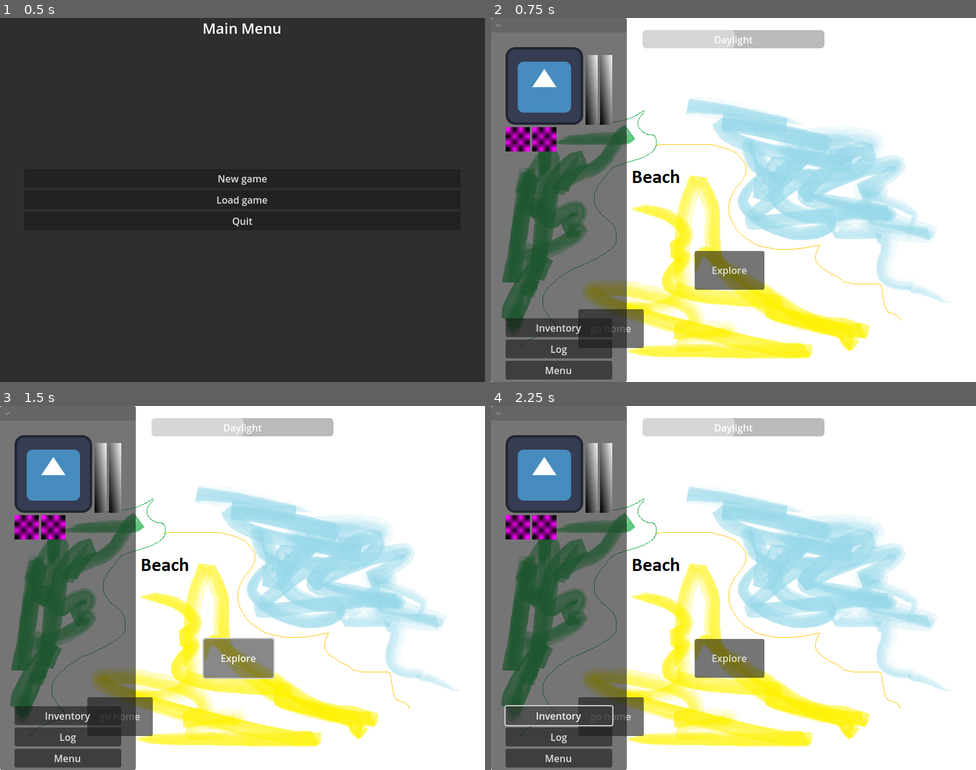
Above: before the commit, frames 1-4 (two rows, left to right).
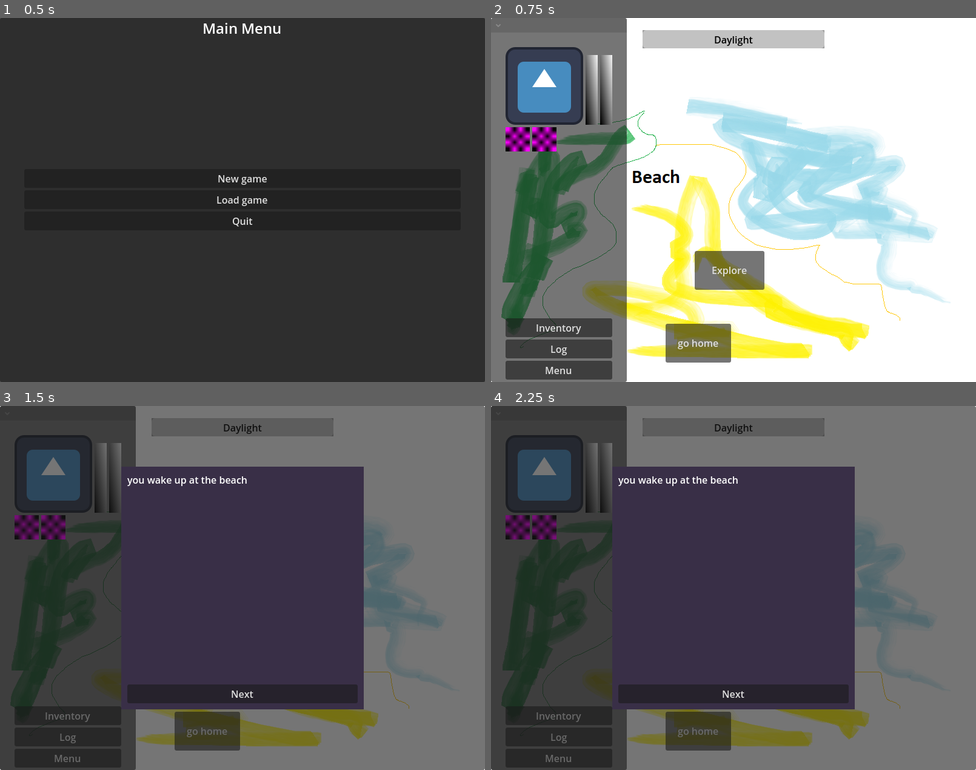
Above: after the commit, the same moments.

Repository: jackdarker/Octopant
Game: Godot game, scene res://ui/Loadingscreen.tscn
Two runs of this game, one before a commit and one after it. Both use one fixed random seed, a clock stepped at 60 frames per second and the inputs below. The engine's default icon, where the game draws it, is replaced by a stand-in: a white triangle on a blue panel in a dark square.
Inputs:
- Up to frame 1 (0.5 s): no input
- Up to frame 2 (0.75 s): click "New game" at 0.5 s
- Up to frame 3 (1.5 s): click "Explore" at 1.25 s
- Up to frame 4 (2.25 s): click "go home" at 2 s

Frame 1 is identical in both runs. In frame 2, 2.4% of the frame differs, in the area x 18-69%, y 3-95%; in frame 3, 95%; in frame 4, 96%, in the area x 0-100%, y 0-100%.

Commit message:
???

Diff:
--- a/game/GlobalRegistry.gd
+++ b/game/GlobalRegistry.gd
@@ -9,6 +9,12 @@
 
 signal loadingUpdate(percent, whatsnext)
 signal loadingFinished
+
+var flags = {}
+var flagsCache = null
+var moduleFlags = {}
+var moduleFlagsCache = null
+
 
 var currentUniqueID:int=1
 var isInitialized = false
@@ -41,3 +47,66 @@
 	isInitialized = true
 	#deleteLoadLockFile()
 	emit_signal("loadingFinished")
+
+func clearFlag(flagID):
+	var splitData = Util.splitOnFirst(flagID, ".")
+	if(splitData.size() > 1):
+		clearModuleFlag(splitData[0], splitData[1])
+		return
+
+	flags.erase(flagID)
+
+func hasFlag(flagID:String) -> bool:
+	var splitData = Util.splitOnFirst(flagID, ".")
+	if(splitData.size() > 1):
+		var modules = GlobalRegistry.getModules()
+		var moduleID:String = splitData[0]
+		if(!modules.has(moduleID)):
+			return false
+		var module:Module = modules[moduleID]
+		var moduleFlagsCache:Dictionary = module.getFlagsCache()
+		if(moduleFlagsCache.has(splitData[1])):
+			return true
+		return false
+
+	if(flagsCache.has(flagID)):
+		return true
+	return false
+
+func getFlag(flagID, defaultValue = null):
+	var splitData = Util.splitOnFirst(flagID, ".")
+	if(splitData.size() > 1):
+		return getModuleFlag(splitData[0], splitData[1], defaultValue)
+
+
+	if(!flagsCache.has(flagID)):
+		#Log.printerr("getFlag(): Detected the usage of an unknown flag: "+str(flagID)+" "+Util.getStackFunction())
+		return defaultValue
+
+	if(!flags.has(flagID)):
+		return defaultValue
+
+	return flags[flagID]
+
+func getModuleFlag(moduleID, flagID, defaultValue = null):
+	var modules = GlobalRegistry.getModules()
+	if(!modules.has(moduleID)):
+		#Log.printerr("getModuleFlag(): Module "+str(moduleID)+" doesn't exist "+Util.getStackFunction())
+		return defaultValue
+
+	var module:Module = modules[moduleID]
+	var moduleFlagsCache = module.getFlagsCache()
+
+	if(!moduleFlagsCache.has(flagID)):
+		#Log.printerr("getModuleFlag(): Module is "+str(moduleID)+". Detected the usage of an unknown flag: "+str(flagID)+" "+Util.getStackFunction())
+		return defaultValue
+
+	if(!moduleFlags.has(moduleID) || !moduleFlags[moduleID].has(flagID)):
+		return defaultValue
+
+	return moduleFlags[moduleID][flagID]
+
+func clearModuleFlag(moduleID, flagID):
+	if(!moduleFlags.has(moduleID) || !moduleFlags[moduleID].has(flagID)):
+		return
+	moduleFlags[moduleID].erase(flagID)
--- /dev/null
+++ b/game/Item/Inventory.gd
@@ -0,0 +1,46 @@
+extends Node
+class_name Inventory
+
+# something to store items in
+
+var items:Array[ItemBase]=[]
+
+func addItem(item: ItemBase):
+	if(item.currentInventory != null):
+		assert(false)
+
+	if(item.canCombine()):
+		for myitem in items:
+			if(myitem.id == item.id):
+				if(myitem.tryCombine(item)):
+					#item.queue_free()
+					return
+
+	items.append(item)
+	item.currentInventory = self
+
+func addItemID(itemID:String):
+	var newItem = GlobalRegistry.createItem(itemID)
+	if(newItem == null):
+		return false
+	addItem(newItem)
+	return true
+
+func removeItem(item):
+	if(items.has(item)):
+		items.erase(item)
+		item.currentInventory = null
+		return item
+	return null
+
+func hasItem(item):
+	return items.has(item)
+
+func hasItemID(itemID: String):
+	for item in items:
+		if(item.id == itemID):
+			return true
+	return false
+
+func getItems():
+	return items
--- /dev/null
+++ b/game/Item/Item.gd
@@ -0,0 +1,52 @@
+extends Node
+class_name ItemBase
+
+const ITEM_TAG = {Consumable=1,Ingredient = 2, Weapon_Melee=3 }
+
+var currentInventory:Inventory
+
+#override this !
+func getTags()->Array:
+	return []
+
+func getName()->String:
+	return "Unknown"
+
+func getUID()-> int:
+	return 0
+
+func getInventoryImage():
+	return "res://Images/Items/weapon/shiv.png"   #TODO
+
+func canUseInCombat():
+	return false
+
+func getPossibleActions():
+	return [
+		{
+			"name": "Charge it!",
+			"scene": "UseItemLikeInCombatScene",
+			"description": "Charge the thing",
+		}, #TODO use on self
+	]
+
+func getPrice():
+	return 30
+
+func destroyMe():
+	if(currentInventory == null):
+		return
+	currentInventory.removeItem(self)
+	currentInventory.removeEquippedItem(self)
+
+func useCharge(amount = 1):
+	charges -= amount
+	if(charges <= 0):
+		charges = 0
+		#destroyMe()
+
+func getCharges():
+	return 0
+
+func getDamageRange():
+	return [20, 40]
--- a/game/character.gd
+++ /dev/null
@@ -1,2 +0,0 @@
-extends Node
-class_name Character
--- /dev/null
+++ b/game/character/character.gd
@@ -0,0 +1,10 @@
+extends Node
+class_name Character
+
+signal stat_changed
+
+var pain:int = 0
+var painMax:int = 50
+
+var fatigue:int = 0
+var fatigueMax:int = 50
--- a/game/character/player.gd
+++ b/game/character/player.gd
@@ -1,2 +1,8 @@
 extends Character
 class_name Player
+
+
+func post_sleep():
+	pain = max(0,pain-20)
+	fatigue = 0
+	stat_changed.emit()
--- /dev/null
+++ b/game/flag_type.gd
@@ -0,0 +1,54 @@
+extends Object
+class_name FlagType
+
+enum {
+	Bool,
+	Number,
+	Text,
+	Dict,
+	Anything,
+}
+
+static func getDefaultValue(flagType):
+	if(flagType == Bool):
+		return false
+	if(flagType == Number):
+		return 0
+	if(flagType == Text):
+		return ""
+	if(flagType == Dict):
+		return {}
+
+	return false
+
+static func isCorrectType(flagType, value):
+	if(flagType == Bool):
+		if(value is bool):
+			return true
+	if(flagType == Number):
+		if(value is float || value is int):
+			return true
+	if(flagType == Text):
+		if(value is String):
+			return true
+	if(flagType == Dict):
+		if(value is Dictionary):
+			return true
+	if(flagType == Anything):
+		return true
+
+	return false
+
+static func getVisibleName(flagType):
+	if(flagType == Bool):
+		return "Bool"
+	if(flagType == Number):
+		return "Number"
+	if(flagType == Text):
+		return "Text"
+	if(flagType == Dict):
+		return "Dict"
+	if(flagType == Anything):
+		return "Anything"
+
+	return "Error?"
--- a/game/main_scene.gd
+++ b/game/main_scene.gd
@@ -5,10 +5,17 @@
 signal saveLoadingFinished
 
 var actual_scene
+var currentDay = 0
+var timeOfDay = 6*60*60 # seconds since 00:00
 
 func _ready() -> void:
 	Global.ui = $Hud	# load("res://ui/hud.tscn").instance()	#GameUI
-	goto_scene("res://modules/default/world/nav_beach.tscn")
+	Global.main = self
+	Global.pc = Player.new()
+	time_passed.connect(Global.ui.on_time_passed)
+	Global.pc.stat_changed.connect(Global.ui.on_pc_stat_update)
+
+	goto_scene("res://modules/default/world/nav_beach.tscn")	#todo intro
 
 
 func goto_scene(path):
@@ -25,3 +32,92 @@
 	actual_scene = s.instantiate()
 	# Add it to the active scene, as child of root.
 	get_node("Scene").add_child(actual_scene)
+
+func getTime():
+	return timeOfDay
+
+func getDayTimeEnd():
+	return 23 * 60 * 60
+
+func getDayTimeStart():
+	return 7 * 60 * 60
+
+func isVeryLate():
+	return timeOfDay >= getDayTimeEnd()
+
+func getDays():
+	return currentDay
+
+func doTimeProcess(_seconds):
+	# This splits long sleeping times into 1 hour chunks
+	#if(!PS):
+		#IS.processTime(_seconds)
+		#SCI.processTime(_seconds)
+
+	var copySeconds = _seconds
+	while(copySeconds > 0):
+		var clippedSeconds = min(60*60, copySeconds)
+		#GM.pc.processTime(clippedSeconds)
+
+		#for characterID in charactersToUpdate:
+		#	var character = getCharacter(characterID)
+		#	if(character != null):
+		#		character.processTime(clippedSeconds)
+
+		copySeconds -= clippedSeconds
+
+
+	var oldHours = int((timeOfDay - _seconds) / 60 / 60)
+	var newHours = int(timeOfDay / 60 / 60)
+	var hoursPassed = newHours - oldHours
+
+	if(hoursPassed > 0):
+		#hoursPassed(hoursPassed)
+		pass
+	copySeconds=timeOfDay+_seconds
+	while floor(copySeconds/(24*60*60))>0:
+		currentDay += 1
+		copySeconds-= 24*60*60
+
+
+	timeOfDay = copySeconds
+	emit_signal("time_passed", _seconds)
+
+func processTimeUntil(newseconds):
+	if(timeOfDay >= newseconds):			#todo wrap around?
+		return
+
+	var timeDiff = newseconds - timeOfDay
+
+	timeOfDay = newseconds
+	doTimeProcess(timeDiff)
+	return timeDiff
+
+func startNewDay() ->int:
+	#IS.beforeNewDay()
+	#GM.CS.optimize()
+
+	# We assume that you always go to sleep at 23:00
+	if(timeOfDay > getDayTimeEnd()):
+		timeOfDay = getDayTimeEnd()
+
+	var newtime = getDayTimeStart()
+	var timediff = 24 * 60 * 60 - timeOfDay + newtime
+
+	#currentDay += 1
+	#timeOfDay = newtime
+
+	#Flag.resetFlagsOnNewDay()
+	#roomMemoriesProcessDay()
+	#npcSlaveryOnNewDay()
+
+	doTimeProcess(timediff)
+
+	#WHS.onNewDay()
+	#IS.afterNewDay()
+	#SCI.onNewDay()
+	#RS.onNewDay()
+
+	#SAVE.triggerAutosave()
+
+	return timediff
--- a/game/main_scene.tscn
+++ b/game/main_scene.tscn
@@ -9,7 +9,7 @@
 [node name="MessageHolder" type="Node" parent="."]
 
 [node name="Scene" type="CanvasLayer" parent="."]
-layer = -1
+layer = -2
 
 [node name="Hud" parent="." instance=ExtResource("2_bg2q0")]
-layer = 0
+layer = -1
--- /dev/null
+++ b/game/module.gd
@@ -0,0 +1,48 @@
+extends Node
+class_name Module
+
+var id = "badmodule"
+var author = "no author"
+var scenes = []
+
+var flagsCache = null
+
+func _init():
+	flagsCache = getFlags()
+
+func preInit(): # Called before anything gets registered
+	pass
+
+func postInit(): # Called after everything is registered
+	pass
+
+func register():
+	for scene in scenes:
+		GlobalRegistry.registerScene(scene, author)
+
+
+func registerEventTriggers():
+	pass
+
+func resetFlagsOnNewDay():
+	pass
+
+func setFlag(flagID, value):
+	GlobalRegistry.setFlag(flagID, value)
+
+func getFlag(flagID, defaultValue = null):
+	return GlobalRegistry.getFlag(flagID, defaultValue)
+
+func getRandomSceneFor(_sceneType):
+	return []
+
+func getFlags():
+	return {}
+
+func getFlagsCache():
+	return flagsCache
+
+func flag(type):
+	return {
+		"type": type,
+	}
--- /dev/null
+++ b/game/util.gd
@@ -0,0 +1,33 @@
+extends Object
+class_name Util
+
+# collection of static utility functions
+
+static func join(arr: Array, separator: String = "") -> String:
+	var output = ""
+	for s in arr:
+		output += str(s) + separator
+	output = output.left( output.length() - separator.length() )
+	return output
+
+# input splitOnFirst("Test.Meow.Woof", ".")
+# output ["Test", "Meow.Woof"]
+static func splitOnFirst(text: String, separator: String):
+	var stuff = text.split(separator)
+
+	if(stuff.size() <= 1):
+		return stuff
+
+	var firstEntry = stuff[0]
+	stuff.remove(0)
+
+	return [firstEntry, join(stuff, separator)]
+
+# input in seconds
+# output "03:25"
+static func getTimeStringHHMM(t):
+	var _seconds = floor(fmod(t, 60.0))
+	var _minutes = floor(fmod(t/60.0, 60.0))
+	var _hours = floor(t/3600.0)
+	var time = "%02d:%02d" % [_hours, _minutes]
+	return time
--- /dev/null
+++ b/modules/default/Item/vial_empty.gd
@@ -0,0 +1 @@
+extends ItemBase
--- /dev/null
+++ b/modules/default/module.gd
@@ -0,0 +1,14 @@
+extends Module
+
+func _init()-> void :
+	id = "DefaultModule"
+	author = "TheAuthor"
+
+	scenes = [
+		"res://modules/default/world/nav_beach.tscn",
+		]
+
+func getFlags():
+	return {
+		"Explored_Beach": flag(FlagType.Number),
+		}
--- a/modules/default/world/nav_beach.gd
+++ b/modules/default/world/nav_beach.gd
@@ -1,18 +1,45 @@
 extends "res://ui/navigation_scene.gd"
 
+
+const States = {IDLE=1,DIGGING = 2, DIG_FAILED=3 }
 
 func _read()-> void:
 	pass
 
+func on_button(i:int):
+	if state==States.DIGGING:
+		digging(i)
+	pass
+
+
+
 func _on_bt_home_pressed() -> void:
-	show_Intro()
-	pass # Replace with function body.
+	navigate_home()
+	pass
 
 
 func _on_bt_explore_pressed() -> void:
-	pass # Replace with function body.
+	msg=msg_scn.instantiate()
+	if(state==0):
+		show_Intro()
+	else:
+		Global.main.doTimeProcess(30*60)
+		state=States.DIGGING
+		msg.text= "There is something sparkling between seasshells"
+		msg.config_bt(0,"Ignore it")
+		msg.config_bt(1,"Dig it out")
+		show_msg()
 
 func show_Intro():
-	var s = ResourceLoader.load("res://ui/message_box.tscn").instantiate()
-	s.text= "you wake up at the beach"
-	get_node("../../MessageHolder").add_child(s)
+	state=States.IDLE
+	msg=msg_scn.instantiate()
+	msg.text= "you wake up at the beach"
+	show_msg()
+
+func digging(i:int):
+	Global.main.doTimeProcess(30*60)
+	if i==1:
+		msg=msg_scn.instantiate()
+		state=States.DIG_FAILED
+		msg.text= "There is nothing"
+		show_msg()
--- a/modules/default/world/nav_beach.tscn
+++ b/modules/default/world/nav_beach.tscn
@@ -16,15 +16,15 @@
 grow_vertical = 2
 texture = ExtResource("3_50nnf")
 
-[node name="btHome" type="Button" parent="." index="1"]
+[node name="btHome" type="Button" parent="." index="2"]
 layout_mode = 0
-offset_left = 144.0
-offset_top = 480.0
-offset_right = 252.0
-offset_bottom = 544.0
+offset_left = 288.0
+offset_top = 504.0
+offset_right = 396.0
+offset_bottom = 568.0
 text = "go home"
 
-[node name="btExplore" type="Button" parent="." index="2"]
+[node name="btExplore" type="Button" parent="." index="3"]
 layout_mode = 0
 offset_left = 336.0
 offset_top = 384.0
--- /dev/null
+++ b/modules/default/world/nav_home.gd
@@ -0,0 +1,12 @@
+extends "res://ui/navigation_scene.gd"
+
+
+
+
+func _on_bt_explore_pressed() -> void:
+	Global.main.goto_scene("res://modules/default/world/nav_beach.tscn")
+
+
+func _on_bt_sleep_pressed() -> void:
+	Global.main.startNewDay()
+	pass # Replace with function body.
--- /dev/null
+++ b/modules/default/world/nav_home.tscn
@@ -0,0 +1,37 @@
+[gd_scene load_steps=4 format=3 uid="uid://nxpduht8gdka"]
+
+[ext_resource type="PackedScene" uid="uid://b0qurwpsffl61" path="res://ui/navigation_scene.tscn" id="1_knpt1"]
+[ext_resource type="Texture2D" uid="uid://dlktkx1cmow3a" path="res://assets/images/nav_home.png" id="2_fsgyh"]
+[ext_resource type="Script" uid="uid://dukkiv7fle58p" path="res://modules/default/world/nav_home.gd" id="2_knpt1"]
+
+[node name="Scene" instance=ExtResource("1_knpt1")]
+script = ExtResource("2_knpt1")
+
+[node name="TextureRect" type="TextureRect" parent="." index="0"]
+layout_mode = 1
+anchors_preset = 15
+anchor_right = 1.0
+anchor_bottom = 1.0
+grow_horizontal = 2
+grow_vertical = 2
+texture = ExtResource("2_fsgyh")
+
+[node name="btHome" type="Button" parent="." index="2"]
+layout_mode = 0
+offset_left = 320.0
+offset_top = 320.0
+offset_right = 428.0
+offset_bottom = 384.0
+text = "sleep"
+
+[node name="btExplore" type="Button" parent="." index="3"]
+layout_mode = 0
+offset_left = 576.0
+offset_top = 288.0
+offset_right = 691.0
+offset_bottom = 352.0
+text = "go to
+Beach"
+
+[connection signal="pressed" from="btHome" to="." method="_on_bt_sleep_pressed"]
+[connection signal="pressed" from="btExplore" to="." method="_on_bt_explore_pressed"]
--- /dev/null
+++ b/theme.tres
@@ -0,0 +1,7 @@
+[gd_resource type="Theme" load_steps=2 format=3 uid="uid://tpolvb2u4itl"]
+
+[sub_resource type="StyleBoxFlat" id="StyleBoxFlat_otacr"]
+bg_color = Color(0.22195637, 0.18454027, 0.2778039, 1)
+
+[resource]
+Panel/styles/panel = SubResource("StyleBoxFlat_otacr")
--- /dev/null
+++ b/ui/character_hud.gd
@@ -0,0 +1,7 @@
+extends VBoxContainer
+
+@onready var pain_bar=$HBoxContainer/barHealth
+
+func on_stat_update(who:Character):
+	pain_bar.max_value=who.painMax
+	pain_bar.value=who.pain
--- a/ui/character_hud.tscn
+++ b/ui/character_hud.tscn
@@ -1,6 +1,7 @@
-[gd_scene load_steps=5 format=3 uid="uid://sfxsabvmelqu"]
+[gd_scene load_steps=6 format=3 uid="uid://sfxsabvmelqu"]
 
 [ext_resource type="Texture2D" uid="uid://bfsnd42fd1rpm" path="res://icon.svg" id="1_lqq4a"]
+[ext_resource type="Script" uid="uid://bxem32xyqmvdq" path="res://ui/character_hud.gd" id="1_usxaa"]
 [ext_resource type="PackedScene" uid="uid://b80fbqrojg2l0" path="res://ui/status_icon.tscn" id="2_usxaa"]
 
 [sub_resource type="Gradient" id="Gradient_rbyyf"]
@@ -14,6 +15,7 @@
 [node name="CharacterHud" type="VBoxContainer"]
 offset_right = 176.0
 offset_bottom = 172.0
+script = ExtResource("1_usxaa")
 
 [node name="HBoxContainer" type="HBoxContainer" parent="."]
 layout_mode = 2
--- a/ui/hud.gd
+++ b/ui/hud.gd
@@ -1,2 +1,11 @@
 extends CanvasLayer
 class_name GameUI
+
+@onready var ui_time=$time_left
+
+func on_time_passed(time):
+	$time_left.get_node("ProgressBar/Label").text= "Day "+var_to_str(Global.main.getDays()) + "      "+ Util.getTimeStringHHMM(Global.main.getTime())
+	pass
+
+func on_pc_stat_update():
+	$FoldableContainer/MarginContainer/PlayerStatus.on_stat_update(Global.pc)
--- a/ui/hud.tscn
+++ b/ui/hud.tscn
@@ -1,7 +1,9 @@
-[gd_scene load_steps=3 format=3 uid="uid://deyv2v8gvtbsu"]
+[gd_scene load_steps=4 format=3 uid="uid://deyv2v8gvtbsu"]
 
 [ext_resource type="Script" uid="uid://cswadx3st3b6b" path="res://ui/hud.gd" id="1_276te"]
 [ext_resource type="PackedScene" uid="uid://sfxsabvmelqu" path="res://ui/character_hud.tscn" id="2_276te"]
+
+[sub_resource type="StyleBoxFlat" id="StyleBoxFlat_276te"]
 
 [node name="Hud" type="CanvasLayer"]
 script = ExtResource("1_276te")
@@ -38,7 +40,7 @@
 layout_mode = 2
 text = "Menu"
 
-[node name="MarginContainer2" type="MarginContainer" parent="."]
+[node name="time_left" type="MarginContainer" parent="."]
 anchors_preset = 5
 anchor_left = 0.5
 anchor_right = 0.5
@@ -48,13 +50,15 @@
 grow_horizontal = 2
 theme_override_constants/margin_top = 20
 
-[node name="ProgressBar" type="ProgressBar" parent="MarginContainer2"]
+[node name="ProgressBar" type="ProgressBar" parent="time_left"]
 custom_minimum_size = Vector2(300, 30)
 layout_mode = 2
-value = 50.0
+theme_override_colors/font_color = Color(0, 0, 0, 1)
+theme_override_styles/background = SubResource("StyleBoxFlat_276te")
+value = 100.0
 show_percentage = false
 
-[node name="Label" type="Label" parent="MarginContainer2/ProgressBar"]
+[node name="Label" type="Label" parent="time_left/ProgressBar"]
 layout_mode = 1
 anchors_preset = 8
 anchor_left = 0.5
@@ -67,4 +71,5 @@
 offset_bottom = 11.5
 grow_horizontal = 2
 grow_vertical = 2
+theme_override_colors/font_color = Color(0, 0, 0, 1)
 text = "Daylight"
--- a/ui/message_box.gd
+++ b/ui/message_box.gd
@@ -1,4 +1,5 @@
 extends Panel
+class_name MessageBox
 
 @export var text:String = "Choose something"
 @export var bt1Text:String ="Next"
@@ -6,27 +7,56 @@
 @export var bt3Text:String =""
 @export var bt4Text:String =""
 @export var bt1Enabled:int = 1
-@export var bt2Enabled:int = 0
-@export var bt3Enabled:int = 0
-@export var bt4Enabled:int = 0
+@export var bt2Enabled:int = 1
+@export var bt3Enabled:int = 1
+@export var bt4Enabled:int = 1
+
+var _buttonRefs:Array=[]
+
+signal on_button(bt_id)
 
 
 # Called when the node enters the scene tree for the first time.
 func _ready() -> void:
 	$CenterContainer/Panel/MarginContainer/VBoxContainer/RichTextLabel.text=text
-	$CenterContainer/Panel/MarginContainer/VBoxContainer/bt1.text=bt1Text
-	$CenterContainer/Panel/MarginContainer/VBoxContainer/bt2.text=bt2Text
-	$CenterContainer/Panel/MarginContainer/VBoxContainer/bt2.visible=(bt1Enabled==1)
+	_buttonRefs= [$CenterContainer/Panel/MarginContainer/VBoxContainer/bt1,
+		$CenterContainer/Panel/MarginContainer/VBoxContainer/bt2,
+		$CenterContainer/Panel/MarginContainer/VBoxContainer/bt3,
+		$CenterContainer/Panel/MarginContainer/VBoxContainer/bt4]
+	var i:int=0
+	for bt in _buttonRefs:
+		if i==0:
+			bt.text=bt1Text
+			bt.visible=(bt1Enabled==1) && bt.text!=""
+		elif i==1:
+			bt.text=bt2Text
+			bt.visible=(bt2Enabled==1) && bt.text!=""
+		elif i==2:
+			bt.text=bt3Text
+			bt.visible=(bt3Enabled==1) && bt.text!=""
+		elif i==3:
+			bt.text=bt4Text
+			bt.visible=(bt4Enabled==1) && bt.text!=""
+		i=i+1
 
-
-# Called every frame. 'delta' is the elapsed time since the previous frame.
-func _process(delta: float) -> void:
-	pass
-
-
-func _on_bt_pressed() -> void:
+func _on_bt_pressed(bt_id) -> void:
+	on_button.emit(bt_id)
 	close()
 	pass # Replace with function body.
+
+func config_bt(id:int,text:String,enabled:int=1,tooltip:String=""):
+	if id==0:
+		bt1Text=text
+		bt1Enabled=enabled
+	elif id==1:
+		bt2Text=text
+		bt2Enabled=enabled
+	elif id==2:
+		bt3Text=text
+		bt3Enabled=enabled
+	elif id==3:
+		bt4Text=text
+		bt4Enabled=enabled
 
 func close()-> void:
 	close_deffered.call_deferred()
--- a/ui/message_box.tscn
+++ b/ui/message_box.tscn
@@ -1,6 +1,7 @@
-[gd_scene load_steps=2 format=3 uid="uid://dnov0pm53vcf"]
+[gd_scene load_steps=3 format=3 uid="uid://dnov0pm53vcf"]
 
 [ext_resource type="Script" uid="uid://dyciptvwtgklv" path="res://ui/message_box.gd" id="1_otacr"]
+[ext_resource type="Theme" uid="uid://tpolvb2u4itl" path="res://theme.tres" id="2_i6k76"]
 
 [node name="MessageBox" type="Panel"]
 anchors_preset = 15
@@ -27,6 +28,7 @@
 [node name="Panel" type="Panel" parent="CenterContainer"]
 custom_minimum_size = Vector2(400, 400)
 layout_mode = 2
+theme = ExtResource("2_i6k76")
 
 [node name="MarginContainer" type="MarginContainer" parent="CenterContainer/Panel"]
 layout_mode = 1
@@ -68,7 +70,7 @@
 layout_mode = 2
 text = "Button #1"
 
-[connection signal="pressed" from="CenterContainer/Panel/MarginContainer/VBoxContainer/bt1" to="." method="_on_bt_pressed"]
-[connection signal="pressed" from="CenterContainer/Panel/MarginContainer/VBoxContainer/bt2" to="." method="_on_bt_pressed"]
-[connection signal="pressed" from="CenterContainer/Panel/MarginContainer/VBoxContainer/bt3" to="." method="_on_bt_pressed"]
-[connection signal="pressed" from="CenterContainer/Panel/MarginContainer/VBoxContainer/bt4" to="." method="_on_bt_pressed"]
+[connection signal="pressed" from="CenterContainer/Panel/MarginContainer/VBoxContainer/bt1" to="." method="_on_bt_pressed" binds= [0]]
+[connection signal="pressed" from="CenterContainer/Panel/MarginContainer/VBoxContainer/bt2" to="." method="_on_bt_pressed" binds= [1]]
+[connection signal="pressed" from="CenterContainer/Panel/MarginContainer/VBoxContainer/bt3" to="." method="_on_bt_pressed" binds= [2]]
+[connection signal="pressed" from="CenterContainer/Panel/MarginContainer/VBoxContainer/bt4" to="." method="_on_bt_pressed" binds= [3]]
--- a/ui/navigation_scene.gd
+++ b/ui/navigation_scene.gd
@@ -1,3 +1,21 @@
 extends "res://ui/default_scene.gd"
 
 # shows a view with buttons to explore or move on
+var msg_scn=ResourceLoader.load("res://ui/message_box.tscn")
+var msg:MessageBox
+var state:int =0
+
+func _ready() -> void:
+	pass
+
+# override this !
+func on_button(i:int):
+	pass
+
+func navigate_home():
+	Global.main.goto_scene("res://modules/default/world/nav_home.tscn")
+
+
+func show_msg():
+	msg.on_button.connect(on_button)
+	get_node("../../MessageHolder").add_child(msg)
--- a/ui/navigation_scene.tscn
+++ b/ui/navigation_scene.tscn
@@ -10,3 +10,12 @@
 grow_horizontal = 2
 grow_vertical = 2
 script = ExtResource("1_11lim")
+
+[node name="ReferenceRect" type="ReferenceRect" parent="."]
+layout_mode = 1
+anchors_preset = 15
+anchor_right = 1.0
+anchor_bottom = 1.0
+offset_left = 192.0
+grow_horizontal = 2
+grow_vertical = 2
Binary file added: assets/images/nav_home.png
Not shown, added: game/Item/Inventory.gd.uid
Not shown, added: game/Item/Item.gd.uid
Renamed: game/character.gd.uid -> game/character/character.gd.uid
Not shown, added: game/flag_type.gd.uid
Not shown, added: game/module.gd.uid
Not shown, added: game/util.gd.uid
Not shown, added: modules/default/Item/vial_empty.gd.uid
Not shown, added: modules/default/module.gd.uid
Not shown, added: modules/default/world/nav_home.gd.uid
Not shown, added: ui/character_hud.gd.uid
